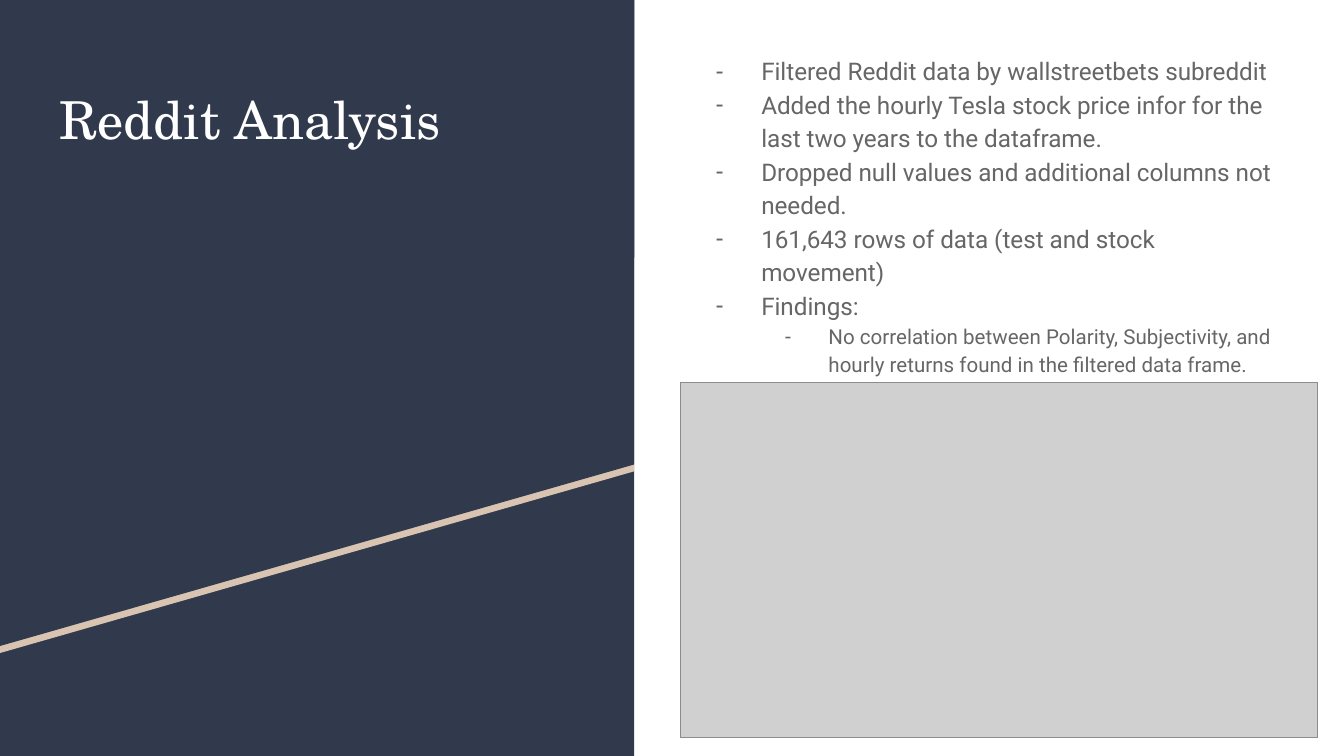
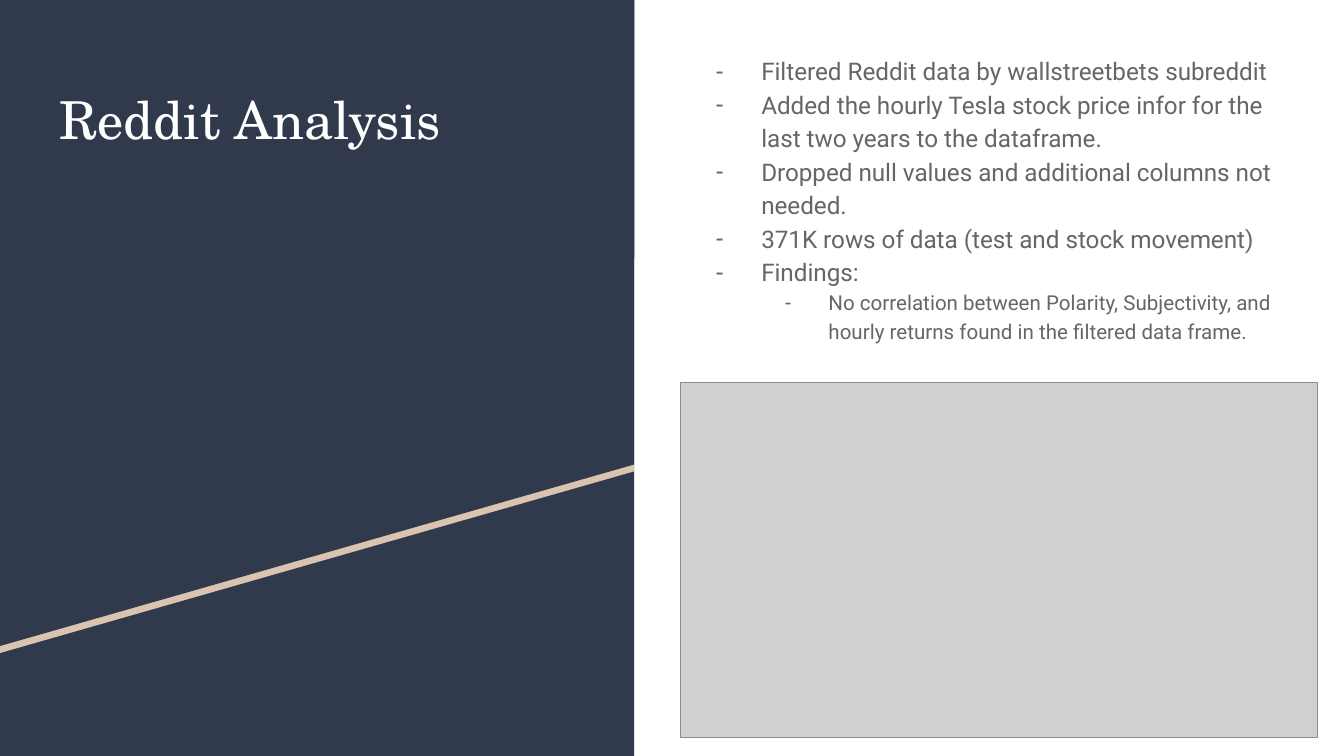
Before and after one commit to coolwonny/SNS-sentiment-and-stock-price-movement, a slide deck: slide 13 of Project_Presentation.pptx (slide 14 before the commit). Drawn at 1344x756 pixels with LibreOffice and Linux fonts; fonts in the diff are those of the drawing; grey boxes stand for pictures. Boxes give left, top, right and bottom in pixels: in the first picture for what was removed or moved away, otherwise in the second. Text is boxed around its words. In the diff, an @@ line names an element or a change of style, - is before the commit and + after.

```diff
--- a/Project_Presentation.pptx
+++ b/Project_Presentation.pptx
@@ text at (x1=761, y1=229, x2=1253, y2=253): text changed @@
-– 161,643 rows of data (test and stock movement)
+– 371K rows of data (test and stock movement)
```
Also in this commit, not shown: 6 other slides changed, 3 slides added, 3 slides removed.
